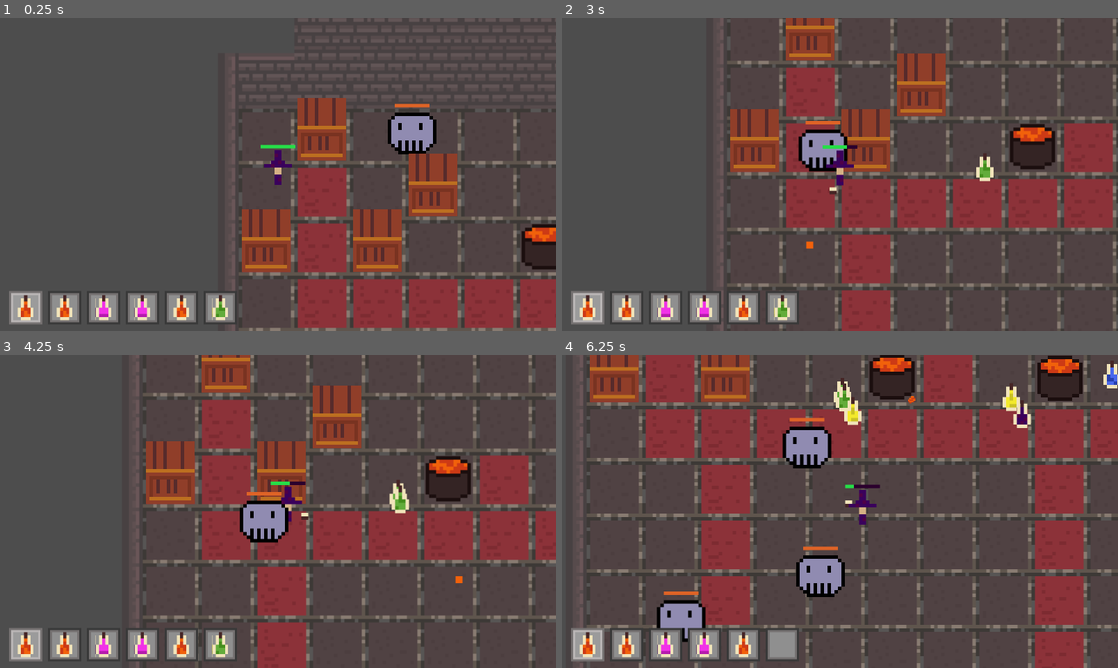
Above: before the commit, frames 1-4 (two rows, left to right).
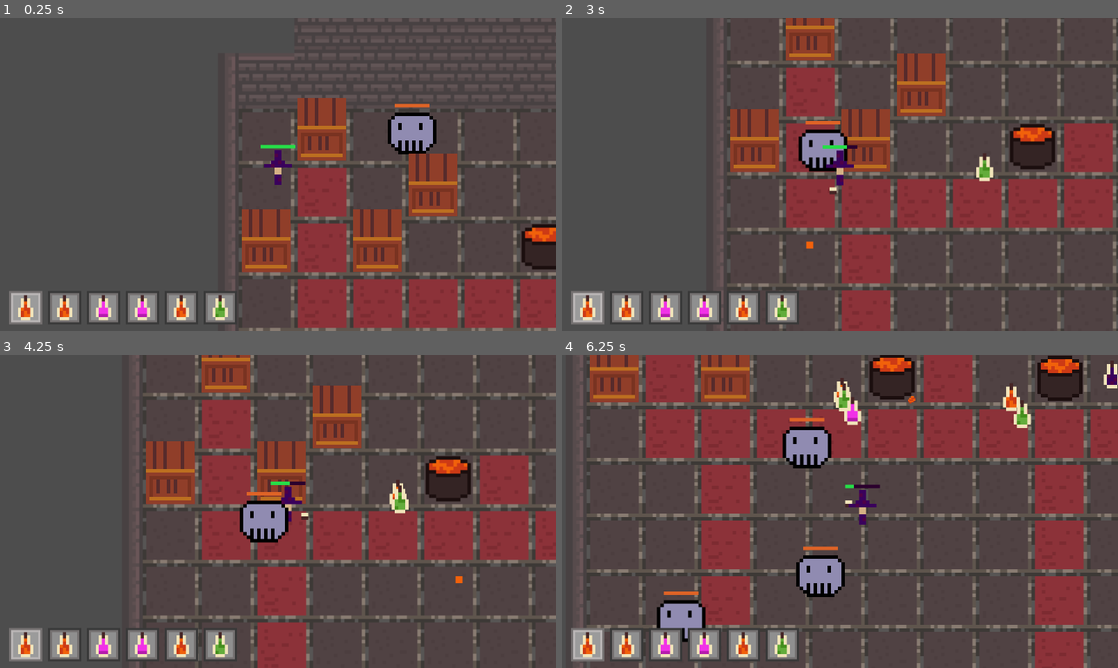
Above: after the commit, the same moments.

Repository: chluebi/ludum-dare-58
Game: Godot game, scene res://main.tscn
Two runs of this game, one before a commit and one after it. Both use one fixed random seed, a clock stepped at 60 frames per second and the inputs below.
Inputs (mouse positions are in pixels of both pictures, inside the frame that each line leads up to):
- Up to frame 1 (0.25 s): no input
- Up to frame 2 (3 s): move the mouse to (962, 158) at 0.52 s; press the mouse at (962, 158) at 0.53 s; hold D (move_right) 0.53-1.28 s; move the mouse to (728, 190) at 1.27 s; release the mouse at (728, 190) at 1.28 s; hold S (move_down) 1.28-2.03 s; click (728, 190) at 1.35 s; move the mouse to (895, 105) at 2.02 s; press the mouse at (895, 105) at 2.03 s; hold D (move_right) 2.03-2.78 s; move the mouse to (812, 237) at 2.77 s; release the mouse at (812, 237) at 2.78 s; hold W (move_up) from 2.78 s (still down); click (812, 237) at 2.85 s
- Up to frame 3 (4.25 s): move the mouse to (444, 558) at 3.52 s; release W (move_up) at 3.53 s; press the mouse at (444, 558) at 3.53 s; hold A (move_left) from 3.53 s (still down)
- Up to frame 4 (6.25 s): move the mouse to (673, 464) at 4.27 s; release the mouse at (673, 464) at 4.28 s; click (673, 464) at 4.35 s; move the mouse to (867, 511) at 5.02 s; release A (move_left) at 5.03 s; press the mouse at (867, 511) at 5.03 s; hold S (move_down) 5.03-5.78 s; move the mouse to (756, 433) at 5.77 s; release the mouse at (756, 433) at 5.78 s; hold D (move_right) from 5.78 s (still down); click (756, 433) at 5.85 s

The runs differ from the first frame. In frame 1, 0.2% of the frame differs, in the area x 3-41%, y 88-97%; in frame 2, 0.2%; in frame 3, 0.2%; in frame 4, 0.7%, in the area x 3-100%, y 4-97%.

Commit message:
fixed visual glitches of potions

Diff:
--- a/Constants.gd
+++ b/Constants.gd
@@ -3,3 +3,6 @@
 	orange, yellow, green, blue, rainbow, purple, pink,
 	FINAL
 }
+
+static func random_type() -> potion_type:
+	return randi_range(0, potion_type.FINAL - 1)
--- a/cauldron.gd
+++ b/cauldron.gd
@@ -2,7 +2,7 @@
 
 const POTION_DISTANCE = 150
 const POTION_INTERVAL = 2.0
-const POTION_SCENE = preload("res://potion.tscn")
+const POTION_SCENE = preload("res://potion_pickup.tscn")
 var timer = 0
 
 
@@ -11,7 +11,7 @@
 func spawn_potion():
 	var r = randf_range(-PI, PI)
 	var pot = POTION_SCENE.instantiate()
-	pot.set_random_type()
+	pot.set_potion_type(Constants.random_type())
 	pot.position = Vector2.from_angle(r) * POTION_DISTANCE + position
 	#pot.body_entered.connect(player.on_pickup)
 	get_parent().add_child(pot)
--- a/duration_ui.gd
+++ b/duration_ui.gd
@@ -13,4 +13,4 @@
 	new_bar.setup(duration)
 	new_bar.set_potion_type(t)
 
-	container.add_child(new_bar)
+	container.add_child.call_deferred(new_bar)
--- a/effect_manager.gd
+++ b/effect_manager.gd
@@ -6,8 +6,9 @@
 	func _init(d):
 		duration = d
 
-	func start(time):
+	func start(time) -> float:
 		start_time = time
+		return duration
 
 	func is_active(time) -> bool:
 		return start_time + duration > time
@@ -30,6 +31,6 @@
 
 func activate(color: Constants.potion_type):
 	if color in effect_dictionary:
-		effect_dictionary[color].start(time)
+		var duration = effect_dictionary[color].start(time)
 		var hud := $"../HUD"
-		hud.add_potion_ui_effect(time, color)
+		hud.add_potion_ui_effect(duration, color)
--- a/player.gd
+++ b/player.gd
@@ -5,7 +5,7 @@
 @onready var BOOK = $book
 const BOOK_DISTANCE = 50
 const FIREBALL_SCENE = preload("res://fireball.tscn")
-const POTION_SCENE = preload("res://potion.tscn")
+#const POTION_SCENE = preload("res://potion_pickup.tscn")
 const HEALTH_SCRIPT = preload("res://health.gd")
 const PLAYER_DEATH_SCRIPT = preload("res://death.gd")
 
--- a/potion.gd
+++ b/potion.gd
@@ -1,30 +1,20 @@
 extends Area2D
 
 @export var type: Constants.potion_type
+@onready var sprite = $sprite
+
 func _ready() -> void:
 	set_potion_type(type)
 	body_entered.connect(on_pickup)
+	print("potion ready")
 
 func set_potion_type(t: Constants.potion_type):
 	type = t
-	var x = type * 4.0
-	#if current_type == potion_type.red:
-		#x = 0.0
-	#elif current_type == potion_type.yellow:
-		#x = 0.0
-	#elif current_type == potion_type.yellow:
-		#x = 0.0
-	#elif current_type == potion_type.yellow:
-		#x = 0.0
-	#elif current_type == potion_type.yellow:
-		#x = 0.0
-	#elif current_type == potion_type.yellow:
-		#x = 0.0
-	$sprite.region_rect = Rect2(x, 0, 5.0, 8.0)
+	if is_node_ready():
+		sprite.set_potion_type(t)
 
-func set_random_type():
-	set_potion_type(randi_range(0, Constants.potion_type.FINAL - 1))
 
 func on_pickup(body):
+	print(body)
 	if body.has_method("on_potion_pickup"):
 		body.on_potion_pickup(self)
--- a/potion.tscn
+++ /dev/null
@@ -1,27 +0,0 @@
-[gd_scene load_steps=5 format=3 uid="uid://c6888bgnahqbh"]
-
-[ext_resource type="Script" uid="uid://c14k57glxcn2a" path="res://potion.gd" id="1_174ht"]
-[ext_resource type="Texture2D" uid="uid://bfygts20gb638" path="res://big-sheet.png" id="1_bcips"]
-
-[sub_resource type="AtlasTexture" id="AtlasTexture_174ht"]
-atlas = ExtResource("1_bcips")
-region = Rect2(0, 10, 29, 8)
-
-[sub_resource type="CircleShape2D" id="CircleShape2D_174ht"]
-radius = 59.008472
-
-[node name="potion" type="Area2D"]
-collision_layer = 0
-collision_mask = 2
-monitorable = false
-script = ExtResource("1_174ht")
-current_type = 2
-
-[node name="sprite" type="Sprite2D" parent="."]
-scale = Vector2(10, 10)
-texture = SubResource("AtlasTexture_174ht")
-region_enabled = true
-region_rect = Rect2(0, 0, 5, 8)
-
-[node name="CollisionShape2D" type="CollisionShape2D" parent="."]
-shape = SubResource("CircleShape2D_174ht")
--- a/potion_bar.gd
+++ b/potion_bar.gd
@@ -4,7 +4,7 @@
 var current_duration: float
 
 @onready var progress_bar: ProgressBar = $ColorRect/PotionBarElements/ProgressBar
-@onready var potion: Area2D = $ColorRect/PotionBarElements/Icon/potion
+@onready var potion: Sprite2D = $ColorRect/PotionBarElements/Icon/potion
 
 func setup(duration: float):
 	total_duration = duration
@@ -15,7 +15,7 @@
 	bar.value = duration
 
 func set_potion_type(t):
-	var potion: Area2D = $ColorRect/PotionBarElements/Icon/potion
+	var potion: Sprite2D = $ColorRect/PotionBarElements/Icon/potion
 	potion.set_potion_type(t)
 
 func _process(delta):
--- a/potion_bar.tscn
+++ b/potion_bar.tscn
@@ -1,7 +1,7 @@
 [gd_scene load_steps=3 format=3 uid="uid://c0jaaf2cycxie"]
 
 [ext_resource type="Script" uid="uid://c4gqiunrmpee0" path="res://potion_bar.gd" id="1_fmjmd"]
-[ext_resource type="PackedScene" uid="uid://c6888bgnahqbh" path="res://potion.tscn" id="2_66aws"]
+[ext_resource type="PackedScene" uid="uid://byf16yhs85nnc" path="res://potion_sprite.tscn" id="3_66aws"]
 
 [node name="PotionBar" type="HBoxContainer"]
 offset_right = 292.0
@@ -29,9 +29,9 @@
 custom_minimum_size = Vector2(40, 30)
 layout_mode = 2
 
-[node name="potion" parent="ColorRect/PotionBarElements/Icon" instance=ExtResource("2_66aws")]
+[node name="potion" parent="ColorRect/PotionBarElements/Icon" instance=ExtResource("3_66aws")]
 position = Vector2(23, 29)
-scale = Vector2(0.5, 0.5)
+scale = Vector2(5, 5)
 
 [node name="ProgressBar" type="ProgressBar" parent="ColorRect/PotionBarElements"]
 custom_minimum_size = Vector2(0, 20)
--- /dev/null
+++ b/potion_pickup.tscn
@@ -0,0 +1,18 @@
+[gd_scene load_steps=4 format=3 uid="uid://c6888bgnahqbh"]
+
+[ext_resource type="Script" uid="uid://c14k57glxcn2a" path="res://potion.gd" id="1_f5fje"]
+[ext_resource type="PackedScene" uid="uid://byf16yhs85nnc" path="res://potion_sprite.tscn" id="2_d2ggp"]
+
+[sub_resource type="CircleShape2D" id="CircleShape2D_174ht"]
+radius = 59.008472
+
+[node name="potion" type="Area2D"]
+collision_layer = 0
+collision_mask = 2
+monitorable = false
+script = ExtResource("1_f5fje")
+
+[node name="sprite" parent="." instance=ExtResource("2_d2ggp")]
+
+[node name="CollisionShape2D" type="CollisionShape2D" parent="."]
+shape = SubResource("CircleShape2D_174ht")
--- /dev/null
+++ b/potion_sprite.gd
@@ -0,0 +1,5 @@
+extends Sprite2D
+
+func set_potion_type(t: Constants.potion_type):
+	var x = t * 4.0 + 0.1
+	region_rect = Rect2(x, 0, 4.9, 8.0)
--- /dev/null
+++ b/potion_sprite.tscn
@@ -0,0 +1,15 @@
+[gd_scene load_steps=4 format=3 uid="uid://byf16yhs85nnc"]
+
+[ext_resource type="Texture2D" uid="uid://bfygts20gb638" path="res://big-sheet.png" id="1_ui28u"]
+[ext_resource type="Script" uid="uid://cm88000epeljp" path="res://potion_sprite.gd" id="2_cqo5i"]
+
+[sub_resource type="AtlasTexture" id="AtlasTexture_174ht"]
+atlas = ExtResource("1_ui28u")
+region = Rect2(0, 10, 29, 8)
+
+[node name="sprite" type="Sprite2D"]
+scale = Vector2(10, 10)
+texture = SubResource("AtlasTexture_174ht")
+region_enabled = true
+region_rect = Rect2(0, 0, 4.8, 8)
+script = ExtResource("2_cqo5i")
--- a/slot.gd
+++ b/slot.gd
@@ -1,7 +1,7 @@
 extends Control
 
 var slot_index := 0
-const POTION_SCENE = preload("res://potion.tscn")
+const POTION_SCENE = preload("res://potion_sprite.tscn")
 
 @onready var selector: AnimatedSprite2D = $Selector # Assuming $Selector is the path to your AnimatedSprite2D
 @onready var potion := POTION_SCENE.instantiate()
@@ -11,7 +11,7 @@
 	potion.position = position
 	potion.set_potion_type(randi_range(0, 6))
 
-	potion.scale = Vector2(0.9, 0.9)
+	potion.scale = Vector2(9, 9)
 
 func select_slot():
 	selector.show()
Not shown: 1 places in main.tscn that only renumber resources
Not shown, added: potion_sprite.gd.uid
